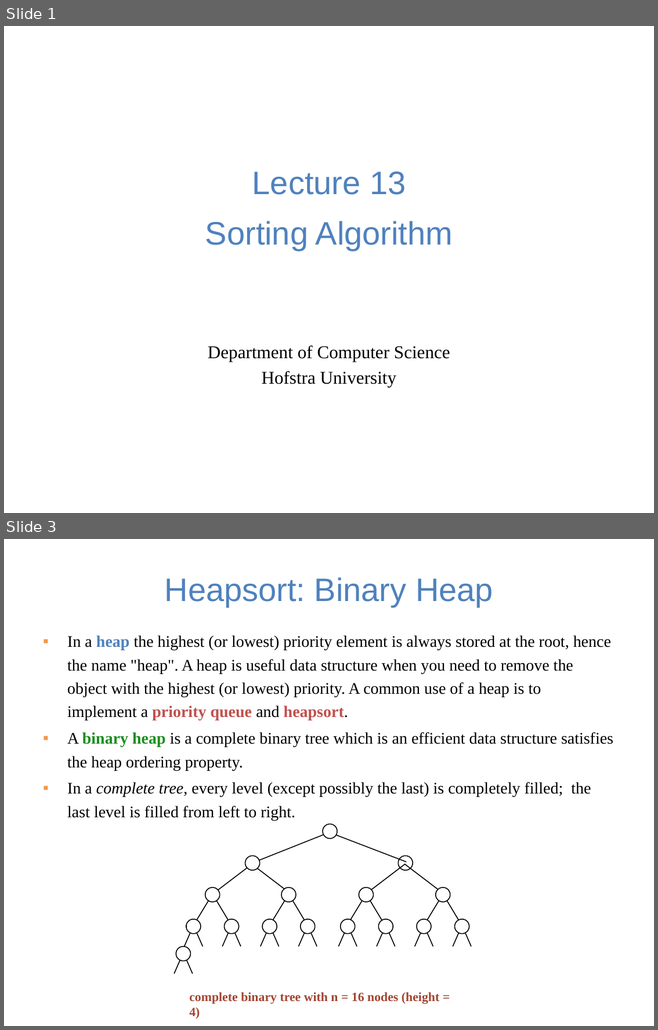
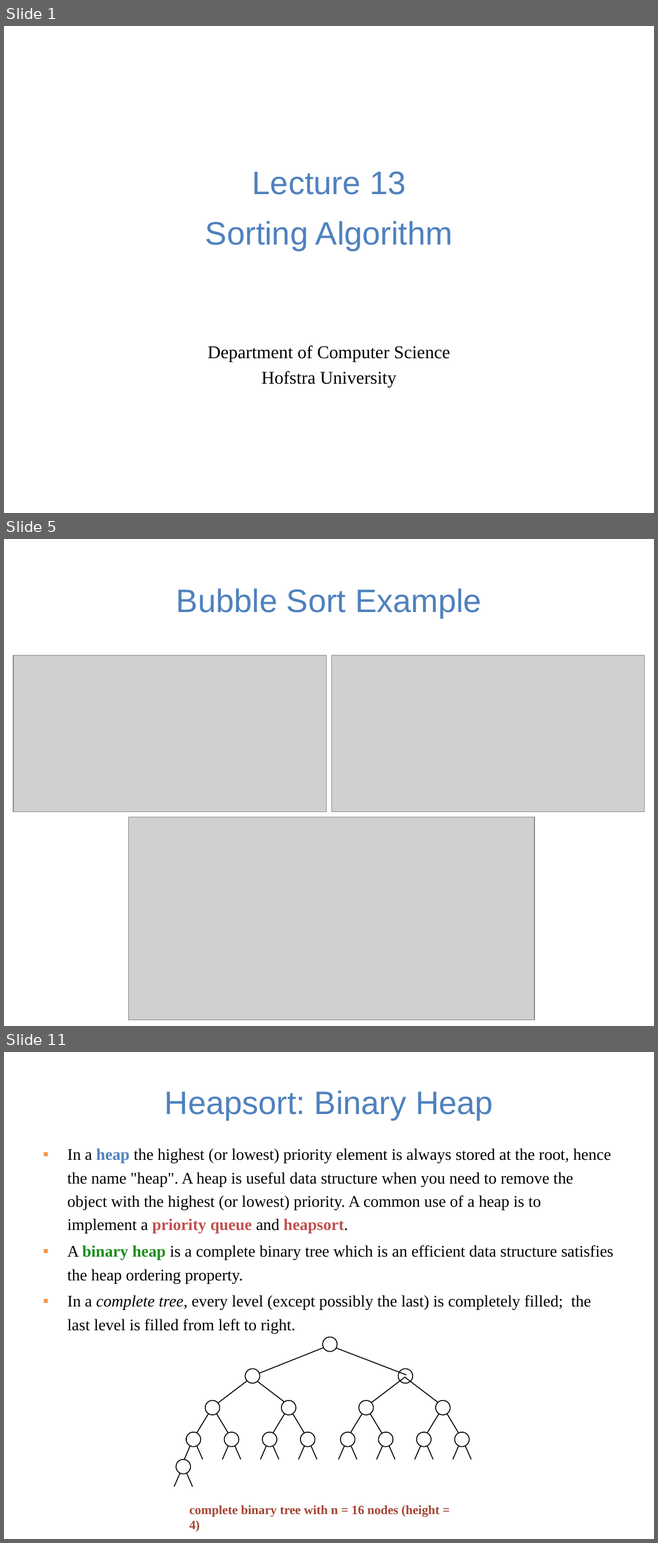
Before and after one commit to guhofstra/CSC111Fa25, a slide deck: PPTs/Lecture 13-sorting algorithms.pptx. Shown one above the other, each under a label of ours: slides 1 and 3 before the commit, slides 1, 5 and 11 after it; the slides between them are not shown. The pictures are 658x1030 and 658x1543 pixels, drawn with LibreOffice and Linux fonts; fonts in the diff are those of the drawing; grey boxes stand for pictures. Boxes give left, top, right and bottom in pixels: in the first picture for what was removed or moved away, otherwise in the second. Text is boxed around its words. In the diff, an @@ line names an element or a change of style, - is before the commit and + after.

```diff
--- a/PPTs/Lecture 13-sorting algorithms.pptx
+++ b/PPTs/Lecture 13-sorting algorithms.pptx
@@ slide 5 added at bbox=[4, 539, 654, 1026], background #FFFFFF @@
@@ title added at bbox=[176, 588, 481, 617], 36 pt, text #4F81BD @@
+Bubble Sort Example
@@ picture added at bbox=[13, 655, 326, 812] @@
@@ picture added at bbox=[331, 655, 644, 812] @@
@@ picture added at bbox=[129, 817, 534, 1020] @@
@@ what was slide 3 is now slide 11 @@
```
Also in this commit, not shown: 4 slides changed, 8 other slides added, 1 slide removed, 3 other files.
